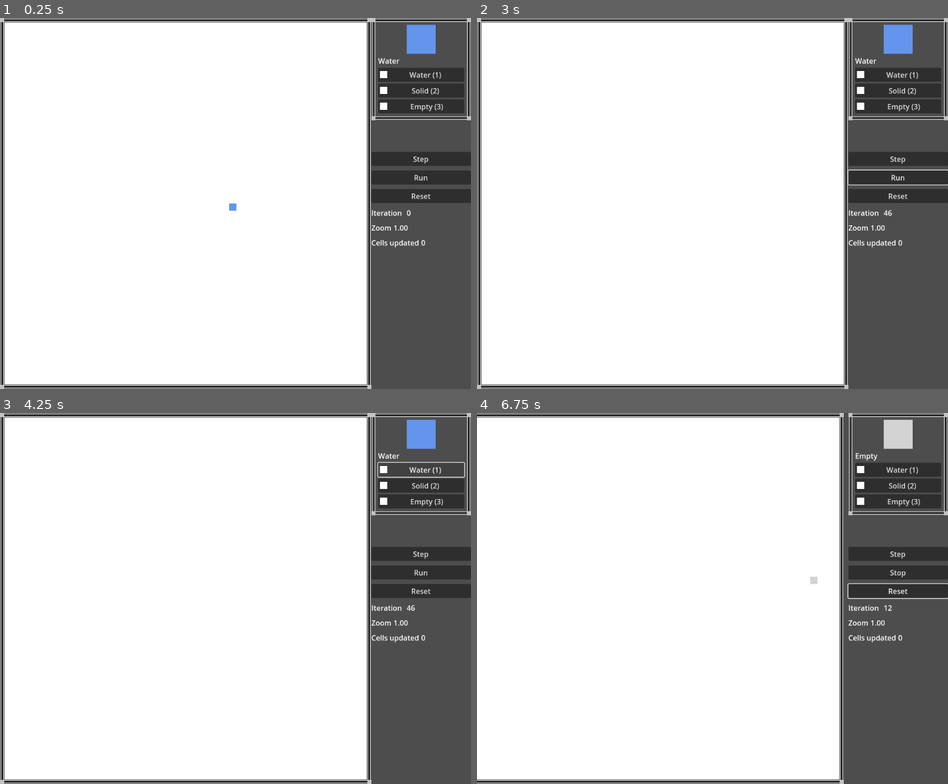
Above: before the commit, frames 1-4 (two rows, left to right).
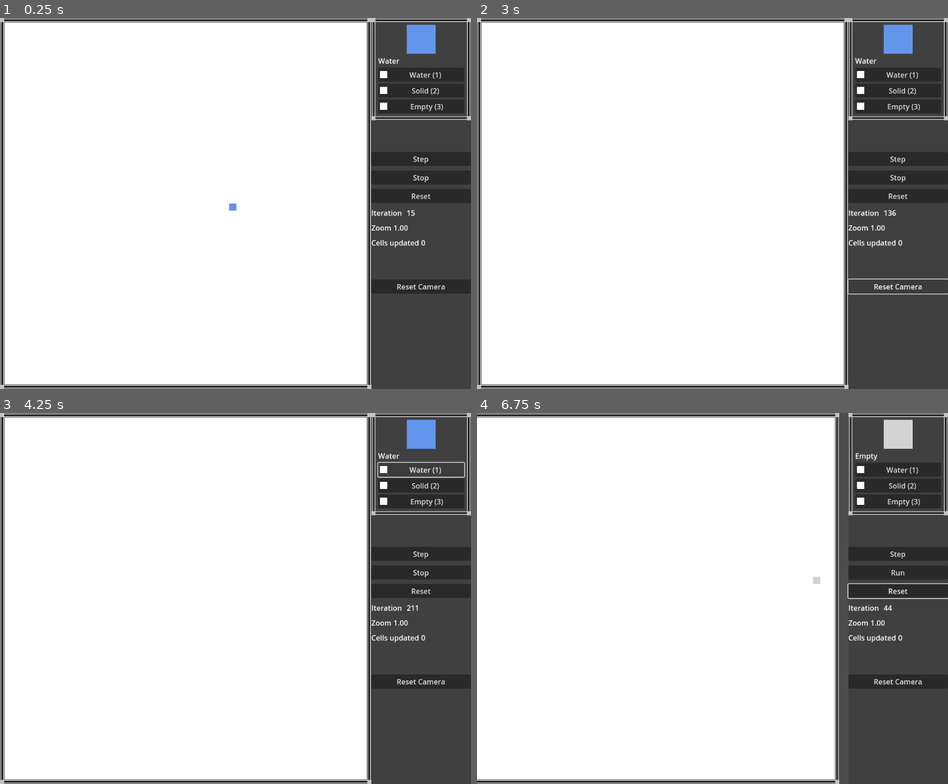
Above: after the commit, the same moments.

Repository: lycilph/GodotCreeper
Game: Godot game, scene res://FluidSimulation/fluid_simulation_node.tscn
Two runs of this game, one before a commit and one after it. Both use one fixed random seed, a clock stepped at 60 frames per second and the inputs below.
Inputs (mouse positions are in pixels of both pictures, inside the frame that each line leads up to):
- Up to frame 1 (0.25 s): no input
- Up to frame 2 (3 s): click "Step" at 0.5 s; click "Run" (after the commit: "Stop") at 1.25 s; click "Stop" (after the commit: "Run") at 2 s; click (896, 285) at 2.75 s, where only the run after the commit has a clickable "Reset Camera"
- Up to frame 3 (4.25 s): click "Water (1)" at 3.5 s
- Up to frame 4 (6.75 s): click "Solid (2)" at 4.25 s; click "Empty (3)" at 5 s; click "Reset" at 5.75 s; move the mouse to (816, 579) at 6.52 s; hold Right (ui_right) from 6.53 s (still down); hold R (run_simulation) from 6.53 s (still down); click (816, 579) at 6.67 s

The runs differ from the first frame. In frame 1, 0.8% of the frame differs, in the area x 78-100%, y 42-75%; in frame 2, 0.4%; in frame 3, 0.8%; in frame 4, 2.7%, in the area x 70-100%, y 0-100%.

Commit message:
Fixed exploding bug in creeper simulation

Diff:
--- a/TestProject/FluidSimulation/cell_renderer.gd
+++ b/TestProject/FluidSimulation/cell_renderer.gd
@@ -69,13 +69,13 @@
 		y = i / grid.width
 		draw_texture_rect_region(arrows, Rect2(x*tile_size,y*tile_size,tile_size,tile_size), Rect2(flow_x*tile_size,flow_y*tile_size,tile_size,tile_size))
 
-	for i in grid.cells.size():
-		cell = grid.cells[i]
-		if (cell.fluid > 0.0 and cell.settled):
-			x = i % grid.width
-			y = i / grid.width
-			pos = Vector2(x*tile_size, y*tile_size)
-			draw_texture(settled, pos)
+#	for i in grid.cells.size():
+#		cell = grid.cells[i]
+#		if (cell.fluid > 0.0 and cell.settled):
+#			x = i % grid.width
+#			y = i / grid.width
+#			pos = Vector2(x*tile_size, y*tile_size)
+#			draw_texture(settled, pos)
 
 	if (zoom_level > 1.5):
 		for i in grid.cells.size():
--- a/TestProject/FluidSimulation/creeper_fluid_simulator.gd
+++ b/TestProject/FluidSimulation/creeper_fluid_simulator.gd
@@ -1,6 +1,7 @@
 class_name CreeperFluidSimulator
 
 const FLUID_STEP : float = 0.025
+const MIN_VALUE : float = 0.005
 
 var grid : Grid
 var iteration : int
@@ -26,75 +27,72 @@
 				continue
 			if (cell.fluid == 0.0):
 				continue
-#			if (cell.settled):
-#				continue
 
 			cells_updated += 1
-
-			# Flow up
-			if (cell.up != null and cell.up.type == Cell.TYPE.BLANK):
-				var f = cell.fluid
-				var cf = cell.up.fluid
-				flow = (cell.fluid - 1)
-				flow = maxf(0, flow)
-				flow = snappedf(flow, FLUID_STEP)
-
-				if (flow > 0):
-					cell.buffer -= flow
-					cell.up.buffer += flow
-					cell.add_flow(Cell.UP)
-					continue
+			var remaining = cell.fluid
 
 			# Flow down
 			if (cell.down != null and cell.down.type == Cell.TYPE.BLANK):
-				var f = cell.fluid
-				var cf = cell.down.fluid
 				flow = 1.0 - cell.down.fluid
 				flow = minf(flow,cell.fluid)
 				flow = snappedf(flow, FLUID_STEP)
 
 				if (flow > 0):
+					remaining -= flow
 					cell.buffer -= flow
 					cell.down.buffer += flow
 					cell.add_flow(Cell.DOWN)
 
-			# We continue if all fluid is used
-			if (cell.fluid + cell.buffer == 0):
+			if (remaining < MIN_VALUE):
+				cell.buffer -= remaining
 				continue
+
+			var horizontal_flow = 0
 
 			# Flow left
 			if (cell.left != null and cell.left.type == Cell.TYPE.BLANK):
-				var f = cell.fluid
-				var cf = cell.left.fluid
-				flow = (cell.fluid - cell.left.fluid) / 4.0
+				flow = (remaining - cell.left.fluid) / 4.0
 				flow = maxf(0, flow)
 				flow = snappedf(flow, FLUID_STEP)
 
 				if (flow > 0):
+					horizontal_flow -= flow
 					cell.buffer -= flow
 					cell.left.buffer += flow
 					cell.add_flow(Cell.LEFT)
 
 			# Flow right
 			if (cell.right != null and cell.right.type == Cell.TYPE.BLANK):
-				var f = cell.fluid
-				var cf = cell.right.fluid
-				flow = (cell.fluid - cell.right.fluid) / 4.0
+				flow = (remaining - cell.right.fluid) / 4.0
 				flow = maxf(0, flow)
 				flow = snappedf(flow, FLUID_STEP)
 
 				if (flow > 0):
+					horizontal_flow -= flow
 					cell.buffer -= flow
 					cell.right.buffer += flow
 					cell.add_flow(Cell.RIGHT)
 
-			# Settle/unsettle cell
-			if (cell.buffer == 0):
-				cell.settle_count += 1
-				if (cell.settle_count >= 10):
-					cell.settled = true
-			else:
-				cell.unsettle_neighbors()
+			remaining += horizontal_flow
+			if (remaining < MIN_VALUE):
+				cell.buffer -= remaining
+				continue
+
+			# Flow up
+			if (cell.up != null and cell.up.type == Cell.TYPE.BLANK):
+				flow = (remaining - 1)
+				flow = maxf(0, flow)
+				flow = snappedf(flow, FLUID_STEP)
+
+				if (flow > 0):
+					remaining -= flow
+					cell.buffer -= flow
+					cell.up.buffer += flow
+					cell.add_flow(Cell.UP)
+
+			if (remaining < MIN_VALUE):
+				cell.buffer -= remaining
+				continue
 
 	grid.update(0)
 
--- a/TestProject/FluidSimulation/fluid_simulation_node.gd
+++ b/TestProject/FluidSimulation/fluid_simulation_node.gd
@@ -13,6 +13,7 @@
 var boundary
 var tile
 var running
+var original_camera_position
 
 
 func _ready():
@@ -21,6 +22,8 @@
 	renderer.grid = grid
 	boundary = renderer.position
 	tile = renderer.tile_size
+	original_camera_position = camera.position
+	start_stop_simulation()
 
 
 func _process(_delta):
@@ -38,12 +41,16 @@
 		match selection.type:
 			SelectionSprite2D.WATER:
 				cell.type = Cell.TYPE.BLANK
-				cell.fluid += 0.1
+				cell.fluid = 1
 			SelectionSprite2D.SOLID:
 				cell.type = Cell.TYPE.SOLID
 			SelectionSprite2D.EMPTY:
 				cell.type = Cell.TYPE.BLANK
 				cell.fluid = 0.0
+		cell.unsettle_neighbors()
+	if (Input.is_mouse_button_pressed(MOUSE_BUTTON_RIGHT) and selection.visible):
+		var cell = grid.get_cell(x,y)
+		cell.fluid += 1
 		cell.unsettle_neighbors()
 
 	if (running):
@@ -58,11 +65,7 @@
 	if (event.is_action_pressed("ui_cancel")):
 		get_tree().quit()
 	if (event.is_action_pressed("run_simulation")):
-		running = !running
-		if (running):
-			run_button.text = "Stop"
-		else:
-			run_button.text = "Run"
+		start_stop_simulation()
 	if (event.is_action_pressed("step_simulation")):
 		step_simulation()
 	if (event.is_action_pressed("zoom_in")):
@@ -72,13 +75,13 @@
 		camera.zoom.x *= 0.9
 		camera.zoom.y *= 0.9
 	if (event.is_action("ui_up")):
-		camera.position.y -= 10
+		camera.position.y -= 20
 	if (event.is_action("ui_down")):
-		camera.position.y += 10
+		camera.position.y += 20
 	if (event.is_action("ui_left")):
-		camera.position.x -= 10
+		camera.position.x -= 20
 	if (event.is_action("ui_right")):
-		camera.position.x += 10
+		camera.position.x += 20
 
 
 func step_simulation():
@@ -86,11 +89,7 @@
 	cells_updated_label.text = str(cells_update)
 
 
-func _on_step_simulation_button_pressed():
-	step_simulation()
-
-
-func _on_run_simulation_button_pressed():
+func start_stop_simulation():
 	running = !running
 	if (running):
 		run_button.text = "Stop"
@@ -98,6 +97,19 @@
 		run_button.text = "Run"
 
 
+func _on_step_simulation_button_pressed():
+	step_simulation()
+
+
+func _on_run_simulation_button_pressed():
+	start_stop_simulation()
+
+
 func _on_reset_simulation_button_pressed():
 	grid.reset()
 	simulator.iteration = 0
+
+
+func _on_reset_camera_button_pressed():
+	camera.position = original_camera_position
+	camera.zoom = Vector2(1,1)
--- a/TestProject/FluidSimulation/fluid_simulation_node.tscn
+++ b/TestProject/FluidSimulation/fluid_simulation_node.tscn
@@ -58,6 +58,17 @@
 
 [node name="SimulationUI" type="CanvasLayer" parent="."]
 
+[node name="ColorRect" type="ColorRect" parent="SimulationUI"]
+custom_minimum_size = Vector2(220, 820)
+anchors_preset = 6
+anchor_left = 1.0
+anchor_top = 0.5
+anchor_right = 1.0
+anchor_bottom = 0.5
+grow_horizontal = 0
+grow_vertical = 2
+color = Color(0.25098, 0.25098, 0.25098, 1)
+
 [node name="VBoxContainer" type="VBoxContainer" parent="SimulationUI"]
 anchors_preset = 1
 anchor_left = 1.0
@@ -169,6 +180,14 @@
 layout_mode = 2
 text = "0"
 
+[node name="Control2" type="Control" parent="SimulationUI/VBoxContainer"]
+custom_minimum_size = Vector2(0, 50)
+layout_mode = 2
+
+[node name="ResetCameraButton" type="Button" parent="SimulationUI/VBoxContainer"]
+layout_mode = 2
+text = "Reset Camera"
+
 [node name="Camera2D" type="Camera2D" parent="."]
 position = Vector2(520, 410)
 
@@ -178,3 +197,4 @@
 [connection signal="pressed" from="SimulationUI/VBoxContainer/StepSimulationButton" to="." method="_on_step_simulation_button_pressed"]
 [connection signal="pressed" from="SimulationUI/VBoxContainer/RunSimulationButton" to="." method="_on_run_simulation_button_pressed"]
 [connection signal="pressed" from="SimulationUI/VBoxContainer/ResetSimulationButton" to="." method="_on_reset_simulation_button_pressed"]
+[connection signal="pressed" from="SimulationUI/VBoxContainer/ResetCameraButton" to="." method="_on_reset_camera_button_pressed"]
